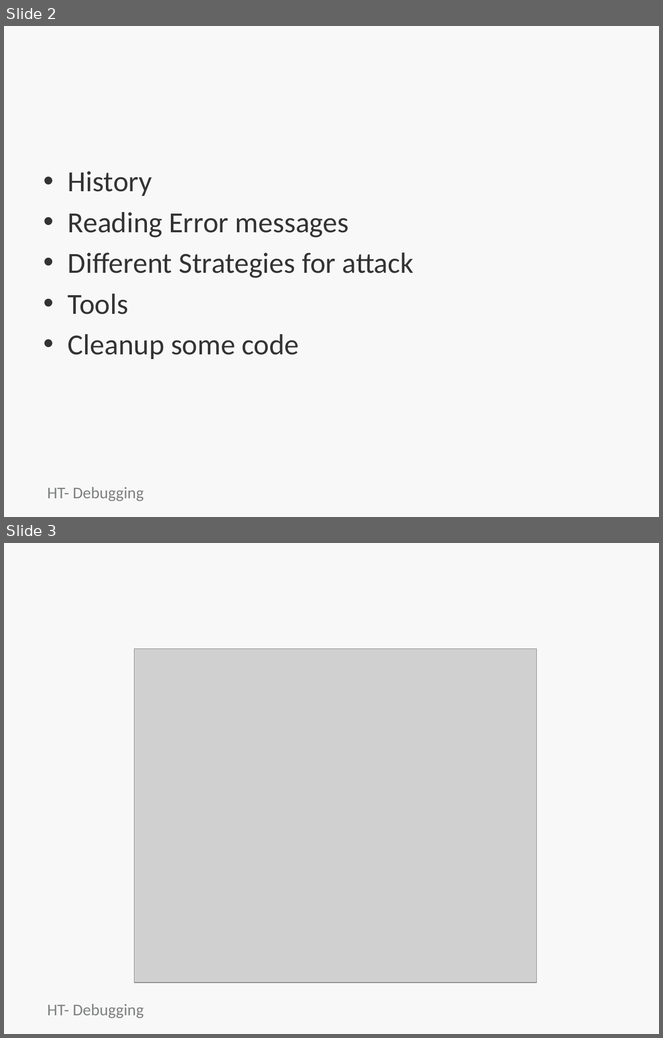
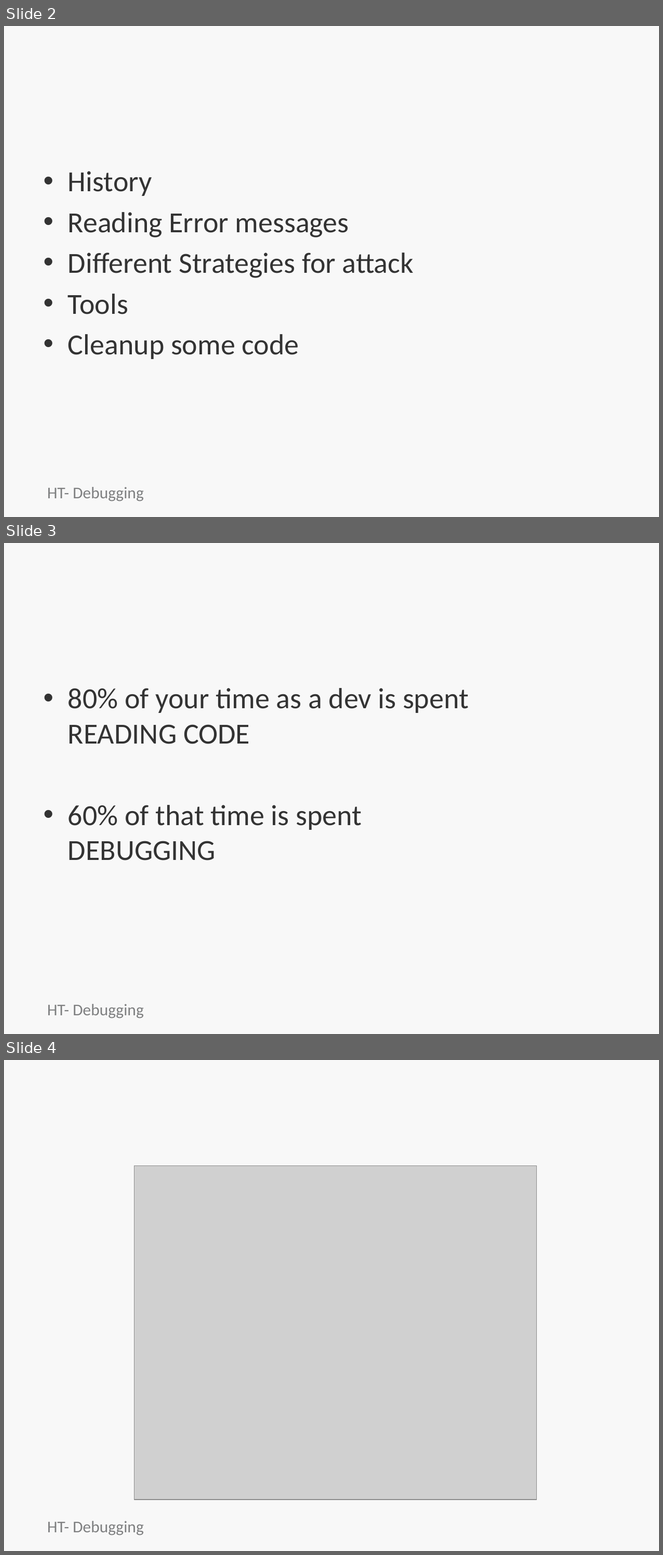
Before and after one commit to jumpcheng/debugging_notes, a slide deck: HT-debugging-basics.pptx. Shown one above the other, each under a label of ours: slides 2 and 3 before the commit, slides 2, 3 and 4 after it. The pictures are 663x1038 and 663x1555 pixels, drawn with LibreOffice and Linux fonts; fonts in the diff are those of the drawing; grey boxes stand for pictures; background and template pictures are left out. Boxes give left, top, right and bottom in pixels: in the first picture for what was removed or moved away, otherwise in the second. Text is boxed around its words. In the diff, an @@ line names an element or a change of style, - is before the commit and + after.

```diff
--- a/HT-debugging-basics.pptx
+++ b/HT-debugging-basics.pptx
@@ slide 3 added at <box>4,543,659,1034</box>, background picture (left out) @@
@@ title added at <box>37,551,626,633</box>, 44 pt, text #F8F8F8, bold @@
+Why you care
@@ text added at <box>68,688,469,861</box>, 32 pt, text #333333 @@
+• 80% of your time as a dev is spent
+  READING CODE
+• 60% of that time is spent
+  DEBUGGING
@@ text added at <box>47,1004,143,1019</box>, 18 pt, text #7E7F80 @@
+HT- Debugging
@@ what was slide 3 is now slide 4 @@
```
Also in this commit, not shown: 2 slides changed, 13 other slides added, 2 slides removed, 1 other file.
